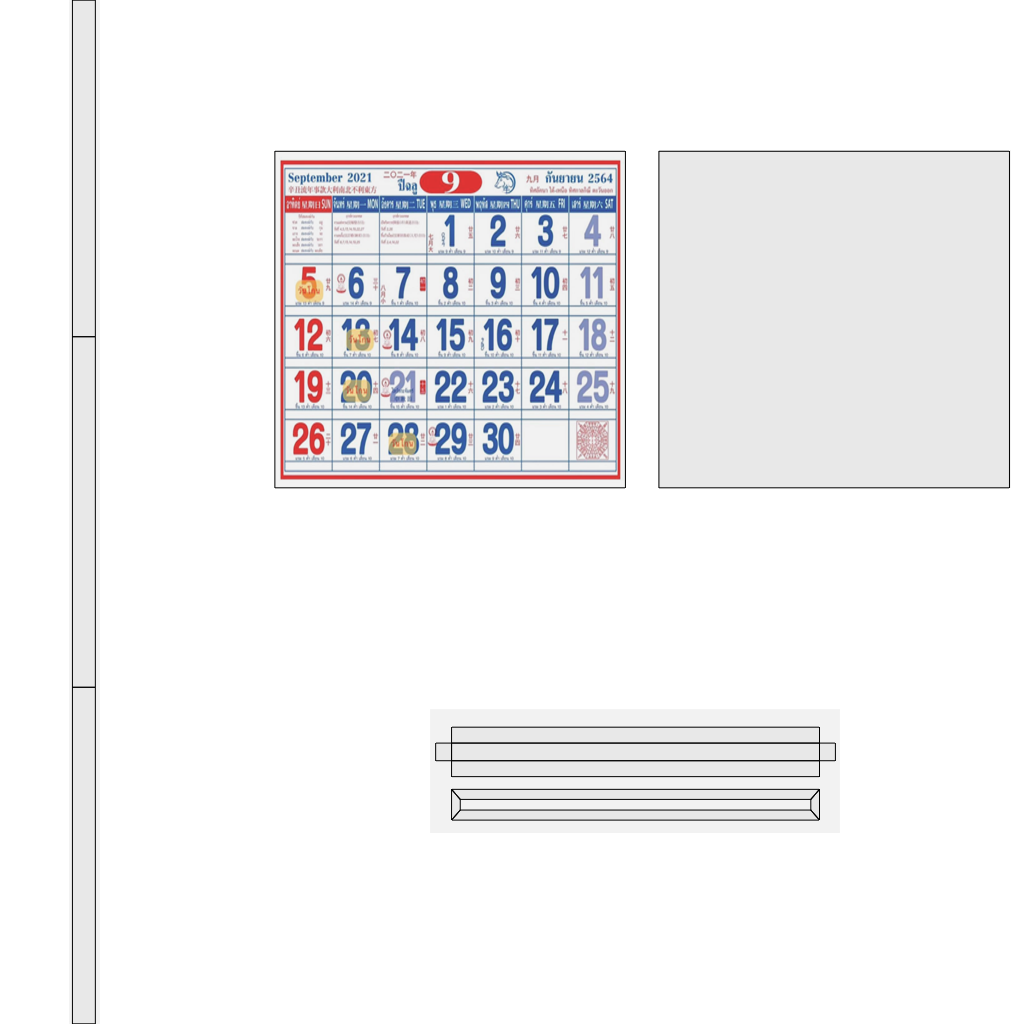
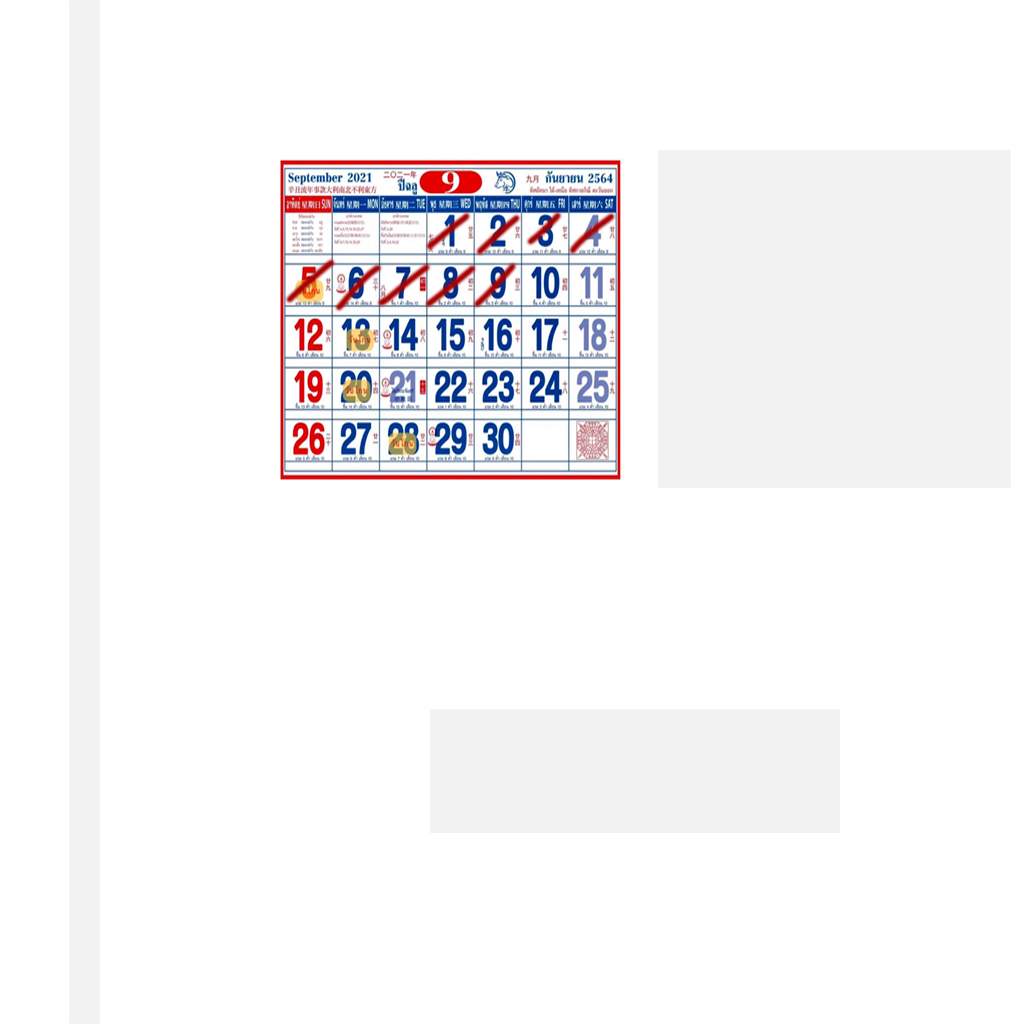
The second w=1024, h=1024 image is a revision of the first. Changes to its layers:
hid "Layer 1" over <box>71,0,1010,1024</box>
added layer "Past day" above "Layer 5" over <box>283,210,618,314</box>
